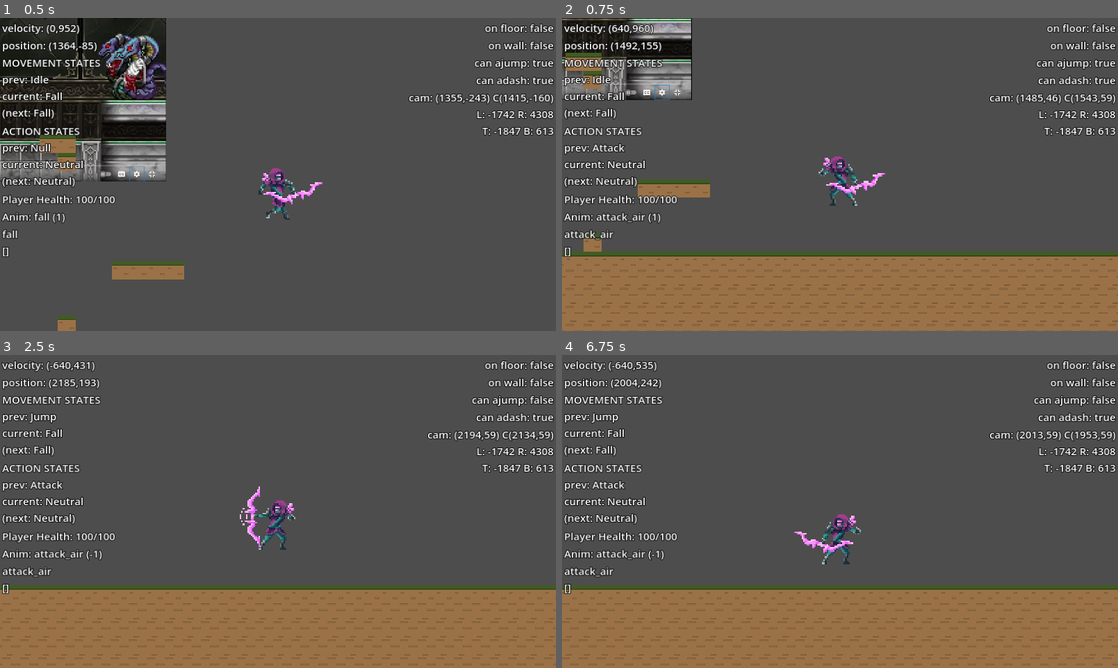
Above: before the commit, frames 1-4 (two rows, left to right).
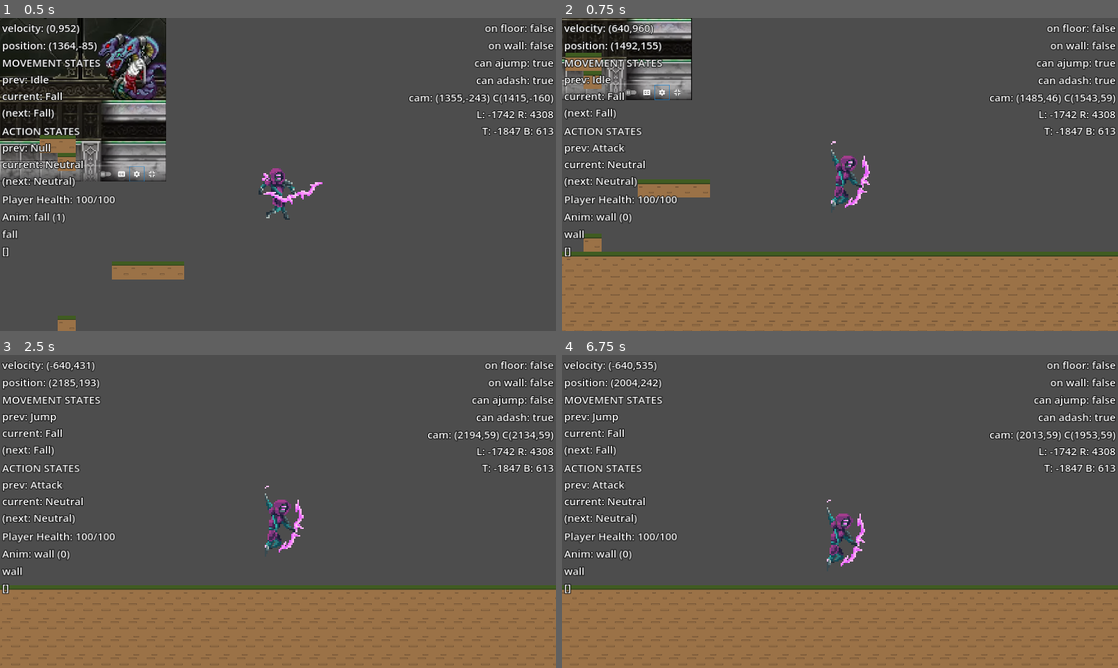
Above: after the commit, the same moments.

Repository: azylazide/untitled-hw-game-G4
Game: Godot game, scene res://src/levels/level_test.tscn
Same seed, same stepped clock (60 frames per second), same inputs: the game is played once before the commit and once after it.
Inputs:
- Up to frame 1 (0.5 s): no input
- Up to frame 2 (0.75 s): tap Enter (ui_accept) at 0.5 s; hold D (right) from 0.53 s (still down); hold Z (attack) from 0.53 s (still down)
- Up to frame 3 (2.5 s): tap Space (jump) at 0.77, 1.07, 1.52, 1.55, 1.82 s; tap X (dash) at 0.8, 1.35 s; release Z (attack) at 1.28 s; release D (right) at 2.03 s; hold A (left) from 2.03 s (still down); hold Space (jump) from 2.03 s (still down); tap Z (attack) at 2.3 s
- Up to frame 4 (6.75 s): release A (left) at 2.78 s; release Space (jump) at 2.78 s; hold D (right) 2.78-4.28 s; tap Z (attack) at 2.85, 4.35 s; tap Space (jump) at 3.02, 3.32, 3.77, 3.8, 4.07, 4.52, 4.82, 5.85, 6.02, 6.32 s; tap X (dash) at 3.05 s; hold X (dash) 3.53-4.28 s; hold A (left) 4.28-5.03 s; hold D (right) 5.03-5.78 s; hold X (dash) 5.03-5.78 s; hold A (left) from 5.78 s (still down); hold Z (attack) from 6.53 s (still down)

Frame 1 is identical in both runs. In frame 2, 1.2% of the frame differs, in the area x 0-59%, y 39-72%; in frame 3, 1.2%, in the area x 0-55%, y 41-72%; in frame 4, 1.2%.
Error in both runs: Trying to assign value of type 'Nil' to a variable of type 'float'. (res://src/actors/player/player.gd:863)

Commit message:
connected air attack to wall state needs separate attack_wall animation

Diff:
--- a/src/actors/player/player.gd
+++ b/src/actors/player/player.gd
@@ -203,7 +203,7 @@
 	pass
 
 func _physics_process(delta: float) -> void:
-	print("physics started %d" %frame_count)
+#	print("physics started %d" %frame_count)
 	#MOVEMENT STATEMACHINE
 	_movement_statemachine(delta)
 	_action_statemachine(delta)
@@ -211,7 +211,7 @@
 	SignalBus.player_updated.emit(face_direction,camera_center.global_position,velocity,Move.current,Action.current)
 #	print(is_on_wall())
 	debug_text()
-	print("physics ended %d" %frame_count)
+#	print("physics ended %d" %frame_count)
 	frame_count += 1
 
 ## Movement state machine
@@ -388,7 +388,7 @@
 				if on_wall and (stats.abilities & 0b100):
 					if dir != 0:
 						if wall_normal != Vector2.ZERO and dir*wall_normal.x < 0 and wall_cooldown_timer.is_stopped():
-							anim_sm.travel("jump")
+							anim_sm.travel("wall")
 							return Move.STATES.WALL
 						elif wall_normal.x == 0:
 							#edge case review later; use face direction
@@ -502,7 +502,7 @@
 					return Move.STATES.FALL
 
 				face_direction = signf(wall_normal.x)
-				anim_tree.set("parameters/jump/blend_position",face_direction)
+				anim_tree.set("parameters/wall/blend_position",face_direction)
 				return Move.STATES.WALL
 
 	#-------------
@@ -750,13 +750,13 @@
 	match Action.current:
 		Action.STATES.NEUTRAL:
 			if event.is_action_pressed("attack"):
-				print("ATTACK %d" %frame_count)
+#				print("ATTACK %d" %frame_count)
 				$Timers/testtimer.start()
 				Action.next = Action.STATES.ATTACK
 				if Move.current in [Move.STATES.IDLE,Move.STATES.RUN,Move.STATES.GDASH]:
 					anim_sm.travel("attack")
 					anim_tree.set("parameters/attack/blend_position",face_direction)
-				elif Move.current in [Move.STATES.JUMP,Move.STATES.ADASH,Move.STATES.FALL]:
+				elif Move.current in [Move.STATES.JUMP,Move.STATES.ADASH,Move.STATES.FALL,Move.STATES.WALL]:
 					anim_sm.travel("attack_air")
 					anim_tree.set("parameters/attack_air/blend_position",face_direction)
 				attack_finished = false
--- a/src/actors/player/player.tscn
+++ b/src/actors/player/player.tscn
@@ -242,6 +242,9 @@
 [sub_resource type="AnimationNodeStateMachineTransition" id="AnimationNodeStateMachineTransition_jp5ix"]
 
 [sub_resource type="AnimationNodeStateMachineTransition" id="AnimationNodeStateMachineTransition_6krvu"]
+
+[sub_resource type="AnimationNodeStateMachineTransition" id="AnimationNodeStateMachineTransition_23h1i"]
+advance_mode = 2
 
 [sub_resource type="AnimationNodeStateMachine" id="AnimationNodeStateMachine_lagf6"]
 states/End/position = Vector2(941, 100)
@@ -250,7 +253,7 @@
 states/attack/node = SubResource("AnimationNodeBlendSpace1D_1xrlj")
 states/attack/position = Vector2(435, 256)
 states/attack_air/node = SubResource("AnimationNodeBlendSpace1D_m17wx")
-states/attack_air/position = Vector2(25, -44)
+states/attack_air/position = Vector2(-66, 19)
 states/death/node = SubResource("AnimationNodeBlendSpace1D_n0lvd")
 states/death/position = Vector2(795, 256)
 states/fall/node = SubResource("AnimationNodeBlendSpace1D_2po8h")
@@ -267,8 +270,8 @@
 states/run/position = Vector2(520, 100)
 states/wall/node = SubResource("AnimationNodeBlendSpace1D_qjijo")
 states/wall/position = Vector2(733, -259)
-transitions = ["Start", "idle", SubResource("AnimationNodeSt …(2683 unchanged characters)… mationNodeStateMachineTransition_6krvu")]
-graph_offset = Vector2(-263, -276.5)
+transitions = ["Start", "idle", SubResource("AnimationNodeSt …(2683 unchanged characters)… mationNodeStateMachineTransition_6krvu"), "attack_air", "wall", SubResource("AnimationNodeStateMachineTransition_23h1i")]
+graph_offset = Vector2(-177, -210.5)
 
 [sub_resource type="AnimationNodeStateMachinePlayback" id="AnimationNodeStateMachinePlayback_28qgb"]
 
@@ -365,6 +368,86 @@
 "transitions": PackedFloat32Array(1, 1),
 "update": 1,
 "values": [3, 4]
+}
+tracks/1/type = "value"
+tracks/1/imported = false
+tracks/1/enabled = true
+tracks/1/path = NodePath("Sprite2D:offset")
+tracks/1/interp = 1
+tracks/1/loop_wrap = true
+tracks/1/keys = {
+"times": PackedFloat32Array(0),
+"transitions": PackedFloat32Array(1),
+"update": 1,
+"values": [Vector2(0, -15.5)]
+}
+tracks/2/type = "value"
+tracks/2/imported = false
+tracks/2/enabled = true
+tracks/2/path = NodePath("Sprite2D:flip_h")
+tracks/2/interp = 1
+tracks/2/loop_wrap = true
+tracks/2/keys = {
+"times": PackedFloat32Array(0),
+"transitions": PackedFloat32Array(1),
+"update": 1,
+"values": [false]
+}
+
+[sub_resource type="Animation" id="Animation_6yemg"]
+resource_name = "attack_air_left"
+length = 0.15
+tracks/0/type = "value"
+tracks/0/imported = false
+tracks/0/enabled = true
+tracks/0/path = NodePath("Sprite2D:frame")
+tracks/0/interp = 1
+tracks/0/loop_wrap = true
+tracks/0/keys = {
+"times": PackedFloat32Array(0, 0.1),
+"transitions": PackedFloat32Array(1, 1),
+"update": 1,
+"values": [29, 30]
+}
+tracks/1/type = "value"
+tracks/1/imported = false
+tracks/1/enabled = true
+tracks/1/path = NodePath("Sprite2D:offset")
+tracks/1/interp = 1
+tracks/1/loop_wrap = true
+tracks/1/keys = {
+"times": PackedFloat32Array(0),
+"transitions": PackedFloat32Array(1),
+"update": 1,
+"values": [Vector2(0, -15.5)]
+}
+tracks/2/type = "value"
+tracks/2/imported = false
+tracks/2/enabled = true
+tracks/2/path = NodePath("Sprite2D:flip_h")
+tracks/2/interp = 1
+tracks/2/loop_wrap = true
+tracks/2/keys = {
+"times": PackedFloat32Array(0),
+"transitions": PackedFloat32Array(1),
+"update": 1,
+"values": [true]
+}
+
+[sub_resource type="Animation" id="Animation_iihd8"]
+resource_name = "attack_air_right"
+length = 0.15
+tracks/0/type = "value"
+tracks/0/imported = false
+tracks/0/enabled = true
+tracks/0/path = NodePath("Sprite2D:frame")
+tracks/0/interp = 1
+tracks/0/loop_wrap = true
+tracks/0/keys = {
+"times": PackedFloat32Array(0, 0.1),
+"transitions": PackedFloat32Array(1, 1),
+"update": 1,
+"values": [29, 30]
 }
 tracks/1/type = "value"
 tracks/1/imported = false
@@ -1035,72 +1118,33 @@
 "values": [false]
 }
 
-[sub_resource type="Animation" id="Animation_6yemg"]
-resource_name = "attack_air_left"
-length = 0.15
-tracks/0/type = "value"
-tracks/0/imported = false
-tracks/0/enabled = true
-tracks/0/path = NodePath("Sprite2D:frame")
-tracks/0/interp = 1
-tracks/0/loop_wrap = true
-tracks/0/keys = {
-"times": PackedFloat32Array(0, 0.1),
-"transitions": PackedFloat32Array(1, 1),
-"update": 1,
-"values": [29, 30]
-}
-tracks/1/type = "value"
-tracks/1/imported = false
-tracks/1/enabled = true
-tracks/1/path = NodePath("Sprite2D:offset")
-tracks/1/interp = 1
-tracks/1/loop_wrap = true
-tracks/1/keys = {
-"times": PackedFloat32Array(0),
-"transitions": PackedFloat32Array(1),
-"update": 1,
-"values": [Vector2(0, -15.5)]
-}
-tracks/2/type = "value"
-tracks/2/imported = false
-tracks/2/enabled = true
-tracks/2/path = NodePath("Sprite2D:flip_h")
-tracks/2/interp = 1
-tracks/2/loop_wrap = true
-tracks/2/keys = {
-"times": PackedFloat32Array(0),
-"transitions": PackedFloat32Array(1),
-"update": 1,
-"values": [true]
-}
-
-[sub_resource type="Animation" id="Animation_iihd8"]
-resource_name = "attack_air_right"
-length = 0.15
-tracks/0/type = "value"
-tracks/0/imported = false
-tracks/0/enabled = true
-tracks/0/path = NodePath("Sprite2D:frame")
-tracks/0/interp = 1
-tracks/0/loop_wrap = true
-tracks/0/keys = {
-"times": PackedFloat32Array(0, 0.1),
-"transitions": PackedFloat32Array(1, 1),
-"update": 1,
-"values": [29, 30]
-}
-tracks/1/type = "value"
-tracks/1/imported = false
-tracks/1/enabled = true
-tracks/1/path = NodePath("Sprite2D:offset")
-tracks/1/interp = 1
-tracks/1/loop_wrap = true
-tracks/1/keys = {
-"times": PackedFloat32Array(0),
-"transitions": PackedFloat32Array(1),
-"update": 1,
-"values": [Vector2(0, -15.5)]
+[sub_resource type="Animation" id="Animation_3xm5o"]
+resource_name = "wall_left"
+length = 0.5
+loop_mode = 1
+tracks/0/type = "value"
+tracks/0/imported = false
+tracks/0/enabled = true
+tracks/0/path = NodePath("Sprite2D:frame")
+tracks/0/interp = 1
+tracks/0/loop_wrap = true
+tracks/0/keys = {
+"times": PackedFloat32Array(0, 0.1, 0.2, 0.3, 0.4),
+"transitions": PackedFloat32Array(1, 1, 1, 1, 1),
+"update": 1,
+"values": [32, 33, 34, 36, 37]
+}
+tracks/1/type = "value"
+tracks/1/imported = false
+tracks/1/enabled = true
+tracks/1/path = NodePath("Sprite2D:offset")
+tracks/1/interp = 1
+tracks/1/loop_wrap = true
+tracks/1/keys = {
+"times": PackedFloat32Array(0),
+"transitions": PackedFloat32Array(1),
+"update": 1,
+"values": [Vector2(4, -10)]
 }
 tracks/2/type = "value"
 tracks/2/imported = false
@@ -1154,47 +1198,6 @@
 "transitions": PackedFloat32Array(1),
 "update": 1,
 "values": [true]
-}
-
-[sub_resource type="Animation" id="Animation_3xm5o"]
-resource_name = "wall_left"
-length = 0.5
-loop_mode = 1
-tracks/0/type = "value"
-tracks/0/imported = false
-tracks/0/enabled = true
-tracks/0/path = NodePath("Sprite2D:frame")
-tracks/0/interp = 1
-tracks/0/loop_wrap = true
-tracks/0/keys = {
-"times": PackedFloat32Array(0, 0.1, 0.2, 0.3, 0.4),
-"transitions": PackedFloat32Array(1, 1, 1, 1, 1),
-"update": 1,
-"values": [32, 33, 34, 36, 37]
-}
-tracks/1/type = "value"
-tracks/1/imported = false
-tracks/1/enabled = true
-tracks/1/path = NodePath("Sprite2D:offset")
-tracks/1/interp = 1
-tracks/1/loop_wrap = true
-tracks/1/keys = {
-"times": PackedFloat32Array(0),
-"transitions": PackedFloat32Array(1),
-"update": 1,
-"values": [Vector2(4, -10)]
-}
-tracks/2/type = "value"
-tracks/2/imported = false
-tracks/2/enabled = true
-tracks/2/path = NodePath("Sprite2D:flip_h")
-tracks/2/interp = 1
-tracks/2/loop_wrap = true
-tracks/2/keys = {
-"times": PackedFloat32Array(0),
-"transitions": PackedFloat32Array(1),
-"update": 1,
-"values": [false]
 }
 
 [sub_resource type="AnimationLibrary" id="AnimationLibrary_n4wxi"]
--- a/src/states_template.gd
+++ b/src/states_template.gd
@@ -37,4 +37,4 @@
 
 	self.previous = self.current
 	self.current = self.next
-	print("changed")
+#	print("changed")
Not shown: 1 places in src/actors/player/player.tscn that only renumber resources
